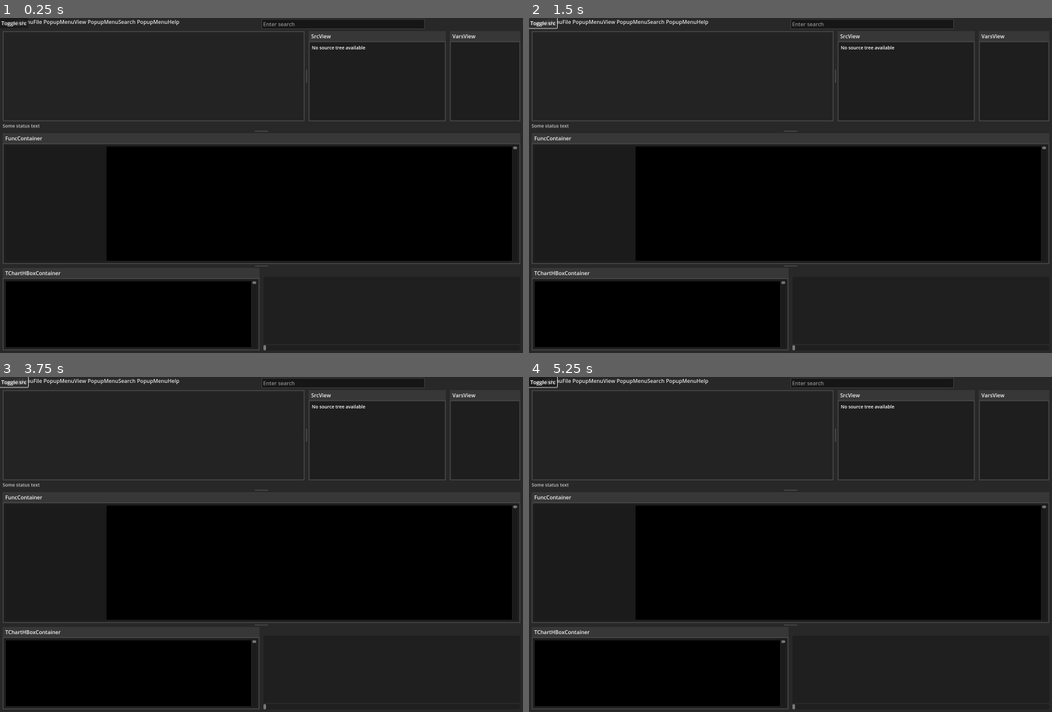
Above: before the commit, frames 1-4 (two rows, left to right).
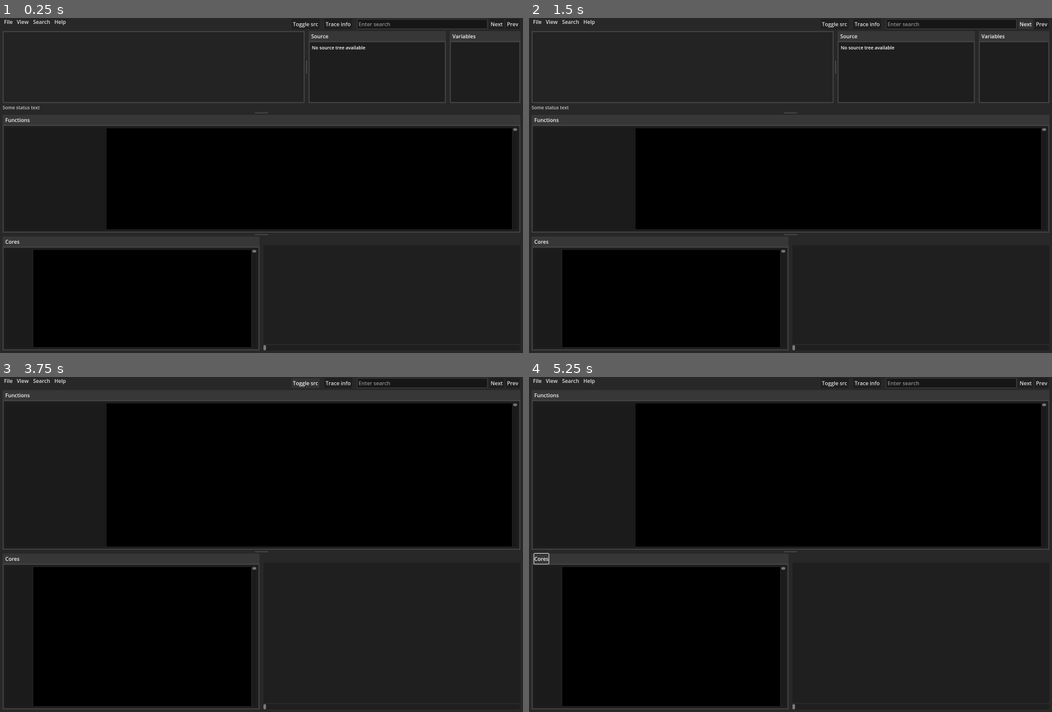
Above: after the commit, the same moments.

Repository: PatrikAAberg/dmce-gui
Game: Godot game, scene res://TraceGUI.tscn
Two runs of this game, one before a commit and one after it. Both use one fixed random seed, a clock stepped at 60 frames per second and the inputs below.
Inputs (mouse positions are in pixels of both pictures, inside the frame that each line leads up to):
- Up to frame 1 (0.25 s): no input
- Up to frame 2 (1.5 s): click "Next" at 0.5 s; click "Next" at 1.25 s
- Up to frame 3 (3.75 s): click "Prev" at 2 s; click "Trace info" at 2.75 s; click "Toggle src" at 3.5 s
- Up to frame 4 (5.25 s): tap Enter at 4.25 s; move the mouse to (905, 527) at 4.27 s; hold Up 4.28-5 s; hold Ctrl 4.28-5 s; click (905, 527) at 4.42 s; tap Space at 4.52, 5 s; drag from (685, 561) to (764, 611) at 5.02 s

The runs differ from the first frame. In frame 1, 18% of the frame differs, in the area x 0-100%, y 0-99%; in frame 2, 18%; in frame 3, 45%; in frame 4, 45%.
Error before the commit: Parse Error: Identifier "MovieContainer" not declared in the current scope. (res://TraceGUI.gd:998)
Error after the commit: Invalid access of index '0' on a base object of type: 'Array'. (res://TraceGUI.gd:518)

Commit message:
trace: Now possible to put TChart directly below func chart for easy comparison

Diff:
--- a/dmcetraceGUI/TCoreLabels.gd
+++ b/dmcetraceGUI/TCoreLabels.gd
@@ -22,6 +22,7 @@
 		var clab = Label.new()
 		clab.position.y = (i - tgui.Trace[tgui.TActive].TChartVScrollBarIndex) * tgui.CORE_KORV_HEIGHT
 		clab.text = "Core " + str(core)
+		clab.custom_minimum_size.x = 80
 		var lsettings = LabelSettings.new()
 		lsettings.font_size = tgui.CORE_KORV_HEIGHT - 2
 		clab.label_settings = lsettings
--- a/dmcetraceGUI/TraceGUI.gd
+++ b/dmcetraceGUI/TraceGUI.gd
@@ -46,6 +46,7 @@
 var TCoreLabels
 var TChartTab
 var MovieChart
+var MovieContainer
 var FChart
 var HSplitFNameFChart
 var FChartBox
@@ -400,9 +401,10 @@
 	TChart 				= get_node("Background/VSplitTop/VSplitBot/TCMovieHSplitContainer/TChartTab/TChartHBoxContainer/TChartPanel/TChart")
 	TMarkers 			= get_node("Background/VSplitTop/VSplitBot/TCMovieHSplitContainer/TChartTab/TChartHBoxContainer/TChartPanel/TMarkers")
 	TChartBox 			= get_node("Background/VSplitTop/VSplitBot/TCMovieHSplitContainer/TChartTab/TChartHBoxContainer/TChartPanel")
-	TCoreLabels			= get_node("Background/VSplitTop/VSplitBot/TCMovieHSplitContainer/TChartTab/TChartHBoxContainer/TChartPanel/TCoreLabels")
+	TCoreLabels			= get_node("Background/VSplitTop/VSplitBot/TCMovieHSplitContainer/TChartTab/TChartHBoxContainer/TCoreLabelsPanelContainer/TCoreLabels")
 	TChartVScrollBar	= get_node("Background/VSplitTop/VSplitBot/TCMovieHSplitContainer/TChartTab/TChartHBoxContainer/TChartVScrollBar")
 	TChartTab			= get_node("Background/VSplitTop/VSplitBot/TCMovieHSplitContainer/TChartTab")
+	MovieContainer		= get_node("Background/VSplitTop/VSplitBot/TCMovieHSplitContainer/MovieContainer")
 	MovieChart			= get_node("Background/VSplitTop/VSplitBot/TCMovieHSplitContainer/MovieContainer/MovieChartContainer/MovieChart")
 	MovieChartContainer	= get_node("Background/VSplitTop/VSplitBot/TCMovieHSplitContainer/MovieContainer/MovieChartContainer")
 	FChart 				= get_node("Background/VSplitTop/VSplitBot/FuncTab/FuncContainer/FuncHBoxContainer/HSplitFNameFChart/FChartPanelTop/FChartPanel/FChart")
--- a/dmcetraceGUI/TraceGUI.tscn
+++ b/dmcetraceGUI/TraceGUI.tscn
@@ -234,7 +234,7 @@
 split_offset = 300
 
 [node name="FNameText" type="RichTextLabel" parent="Background/VSplitTop/VSplitBot/FuncTab/FuncContainer/FuncHBoxContainer/HSplitFNameFChart"]
-custom_minimum_size = Vector2(100, 100)
+custom_minimum_size = Vector2(80, 100)
 layout_mode = 2
 theme_override_font_sizes/normal_font_size = 14
 scroll_active = false
@@ -289,6 +289,13 @@
 [node name="TChartHBoxContainer" type="HBoxContainer" parent="Background/VSplitTop/VSplitBot/TCMovieHSplitContainer/TChartTab"]
 layout_mode = 2
 
+[node name="TCoreLabelsPanelContainer" type="PanelContainer" parent="Background/VSplitTop/VSplitBot/TCMovieHSplitContainer/TChartTab/TChartHBoxContainer"]
+custom_minimum_size = Vector2(80, 0)
+layout_mode = 2
+
+[node name="TCoreLabels" type="Node2D" parent="Background/VSplitTop/VSplitBot/TCMovieHSplitContainer/TChartTab/TChartHBoxContainer/TCoreLabelsPanelContainer"]
+script = ExtResource("6_peopc")
+
 [node name="TChartPanel" type="PanelContainer" parent="Background/VSplitTop/VSplitBot/TCMovieHSplitContainer/TChartTab/TChartHBoxContainer"]
 clip_contents = true
 layout_mode = 2
@@ -301,9 +308,6 @@
 [node name="TMarkers" type="Node2D" parent="Background/VSplitTop/VSplitBot/TCMovieHSplitContainer/TChartTab/TChartHBoxContainer/TChartPanel"]
 z_index = 10
 script = ExtResource("3_rw642")
-
-[node name="TCoreLabels" type="Node2D" parent="Background/VSplitTop/VSplitBot/TCMovieHSplitContainer/TChartTab/TChartHBoxContainer/TChartPanel"]
-script = ExtResource("6_peopc")
 
 [node name="TChartVScrollBar" type="VScrollBar" parent="Background/VSplitTop/VSplitBot/TCMovieHSplitContainer/TChartTab/TChartHBoxContainer"]
 custom_minimum_size = Vector2(12, 0)
@@ -362,9 +366,13 @@
 item_0/id = 0
 item_1/text = "Hide all cores"
 item_1/id = 1
-item_2/text = "Toggle show core grid"
+item_2/text = "Show core grid"
+item_2/checkable = 1
+item_2/checked = true
 item_2/id = 2
-item_3/text = "Toggle show ruler"
+item_3/text = "Show histogram"
+item_3/checkable = 1
+item_3/checked = true
 item_3/id = 3
 item_4/text = "Show trace information"
 item_4/id = 4
